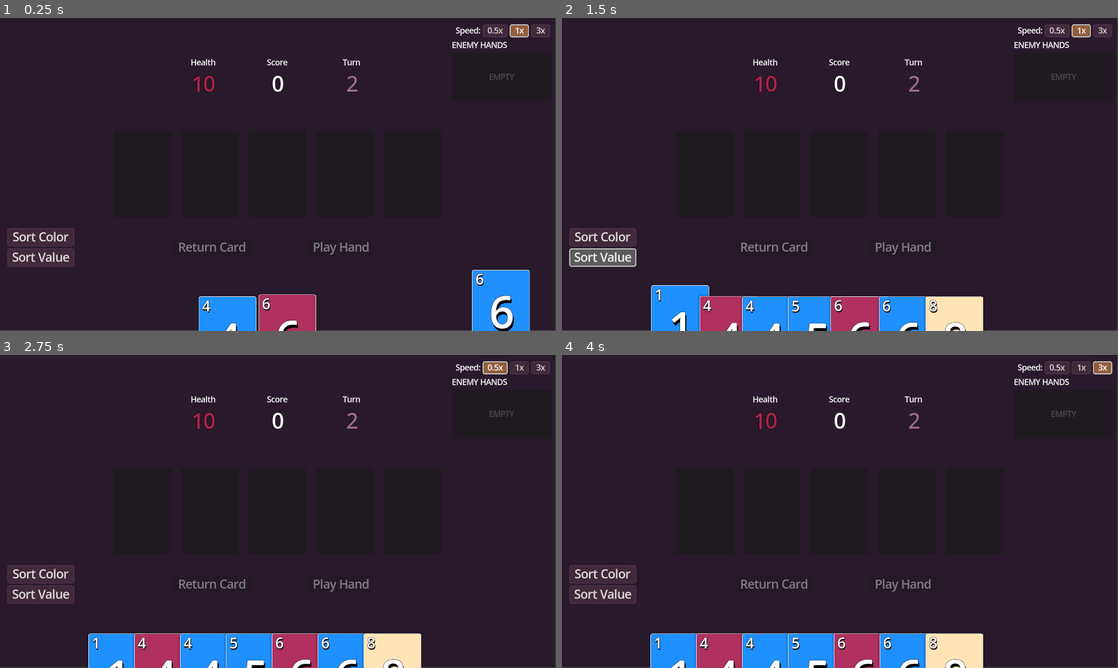
Above: before the commit, frames 1-4 (two rows, left to right).
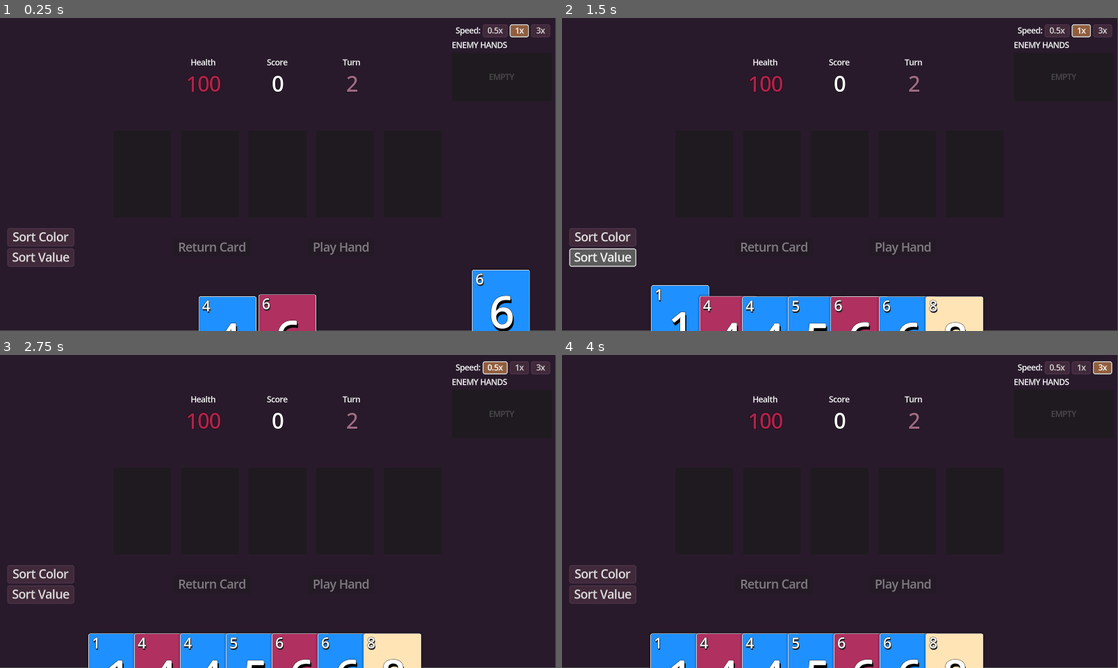
Above: after the commit, the same moments.

Repository: jwapobie/uno-cards
Game: Godot game, scene res://scenes/game_loop.tscn
Two runs of this game, one before a commit and one after it. Both use one fixed random seed, a clock stepped at 60 frames per second and the inputs below. The engine's default icon, where the game draws it, is replaced by a stand-in: a white triangle on a blue panel in a dark square.
Inputs:
- Up to frame 1 (0.25 s): no input
- Up to frame 2 (1.5 s): click "Sort Color" at 0.5 s; click "Sort Value" at 1.25 s
- Up to frame 3 (2.75 s): click "0.5x" at 2 s
- Up to frame 4 (4 s): click "1x" at 2.75 s; click "3x" at 3.5 s

The runs differ from the first frame. In frame 1, 0.2% of the frame differs, in the area x 33-40%, y 18-24%; in frame 2, 0.2%; in frame 3, 0.2%; in frame 4, 0.2%.

Commit message:
more starting hp, upgrade screen style fixes

Diff:
--- a/scenes/upgrade_screen.gd
+++ b/scenes/upgrade_screen.gd
@@ -55,6 +55,8 @@
 		var upgrade_item :Item = item.instantiate()
 		var new_button = Button.new()
 		new_button.custom_minimum_size = Vector2(0, 100)
+		new_button.autowrap_mode = TextServer.AUTOWRAP_WORD
+		new_button.add_theme_constant_override('font_size', 20)
 		new_button.text = upgrade_item.description
 		new_button.pressed.connect(on_upgrade_selected.bind(item))
 		new_button.mouse_entered.connect(on_button_hover.bind(upgrade_item))
--- a/scenes/upgrade_screen.tscn
+++ b/scenes/upgrade_screen.tscn
@@ -40,9 +40,9 @@
 anchor_top = 0.5
 anchor_right = 0.5
 anchor_bottom = 0.5
-offset_left = -216.5
+offset_left = -290.0
 offset_top = -271.0
-offset_right = 216.5
+offset_right = 290.0
 offset_bottom = 271.0
 grow_horizontal = 2
 grow_vertical = 2
@@ -56,3 +56,6 @@
 grow_horizontal = 2
 grow_vertical = 2
 alignment = 1
+
+[node name="Button" type="Button" parent="Panel/UpgradeButtons"]
+layout_mode = 2
--- a/scripts/game_state.gd
+++ b/scripts/game_state.gd
@@ -5,7 +5,7 @@
 	var round_num: int
 	var score_current: int
 
-const STARTING_HEALTH = 10
+const STARTING_HEALTH = 100
 
 var round_num: int = 1
 var health: int = STARTING_HEALTH
